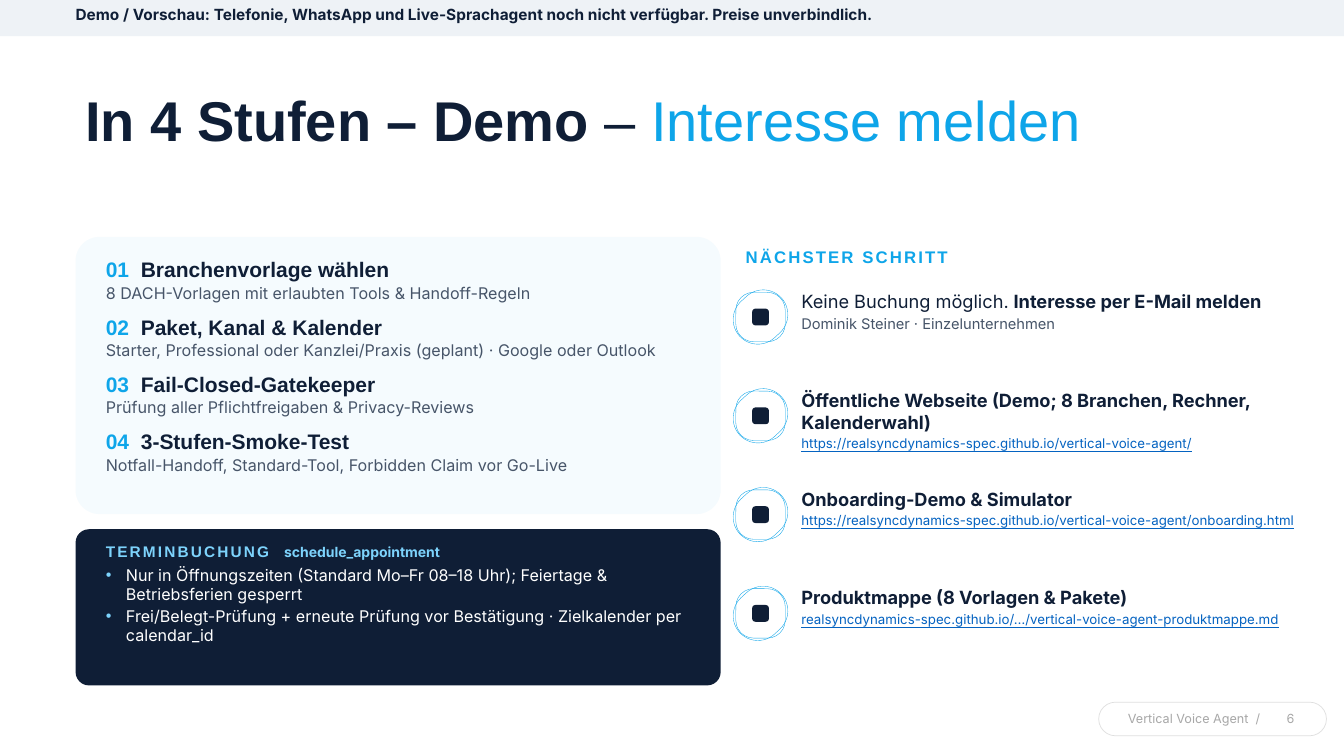
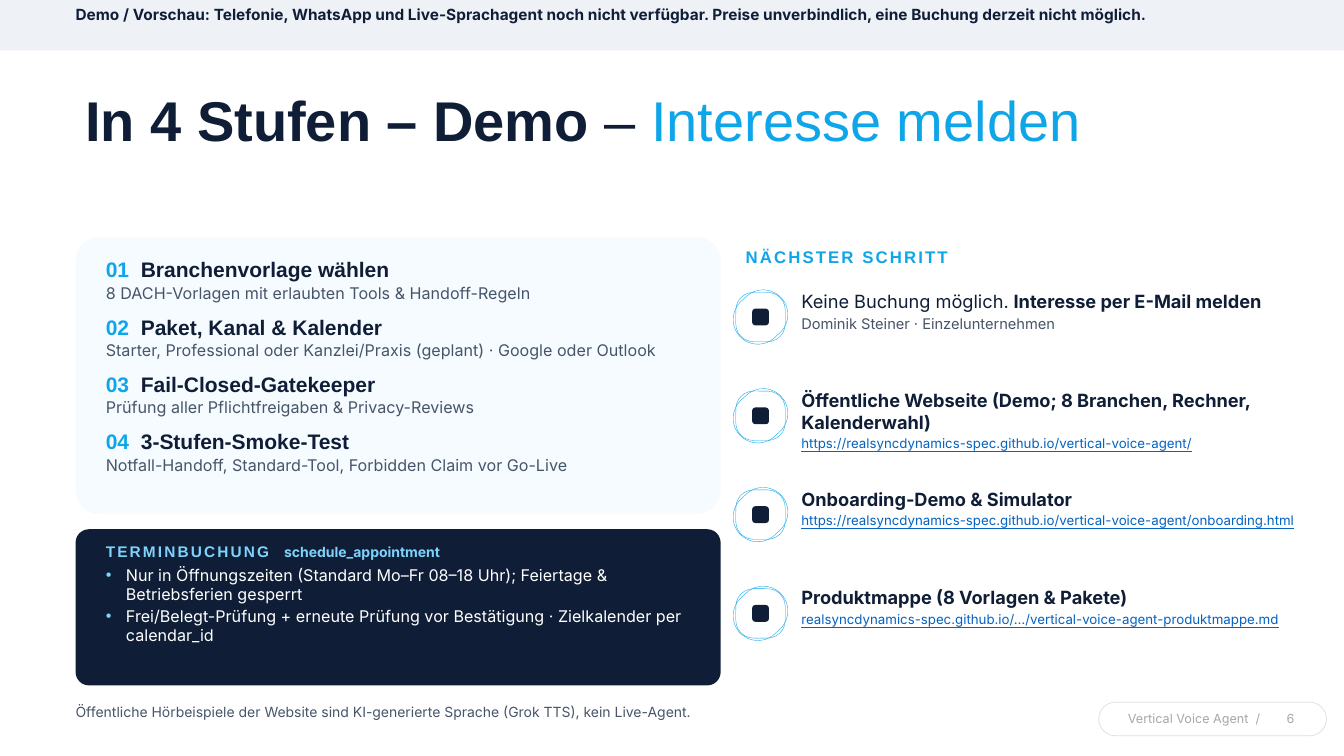
Before and after one commit to realsyncdynamics-spec/vertical-voice-agent, a slide deck: slide 6 of vertical-voice-agent-pitch-deck.pptx. Drawn at 1344x756 pixels with LibreOffice and Linux fonts; fonts in the diff are those of the drawing. Boxes give left, top, right and bottom in pixels: in the first picture for what was removed or moved away, otherwise in the second. Text is boxed around its words. In the diff, an @@ line names an element or a change of style, - is before the commit and + after.

Commit message:
docs(pitch-deck): Buchung nicht moeglich, KI-generierte Hoerbeispiele (Rechtspruefung Teil B)

```diff
--- a/vertical-voice-agent-pitch-deck.pptx
+++ b/vertical-voice-agent-pitch-deck.pptx
@@ rectangle resized from (x1=0, y1=0, x2=1344, y2=36) to (x1=0, y1=0, x2=1344, y2=50) @@
@@ text at (x1=76, y1=8, x2=1146, y2=24): text changed @@
-Demo / Vorschau: Telefonie, WhatsApp und Live-Sprachagent noch nicht verfügbar. Preise unverbindlich.
+Demo / Vorschau: Telefonie, WhatsApp und Live-Sprachagent noch nicht verfügbar. Preise unverbindlich, eine Buchung derzeit nicht möglich.
@@ text added at (x1=76, y1=705, x2=691, y2=720), 10 pt, text #475569 @@
+Öffentliche Hörbeispiele der Website sind KI-generierte Sprache (Grok TTS), kein Live-Agent.
```
Also in this commit, not shown: 5 other slides changed.
